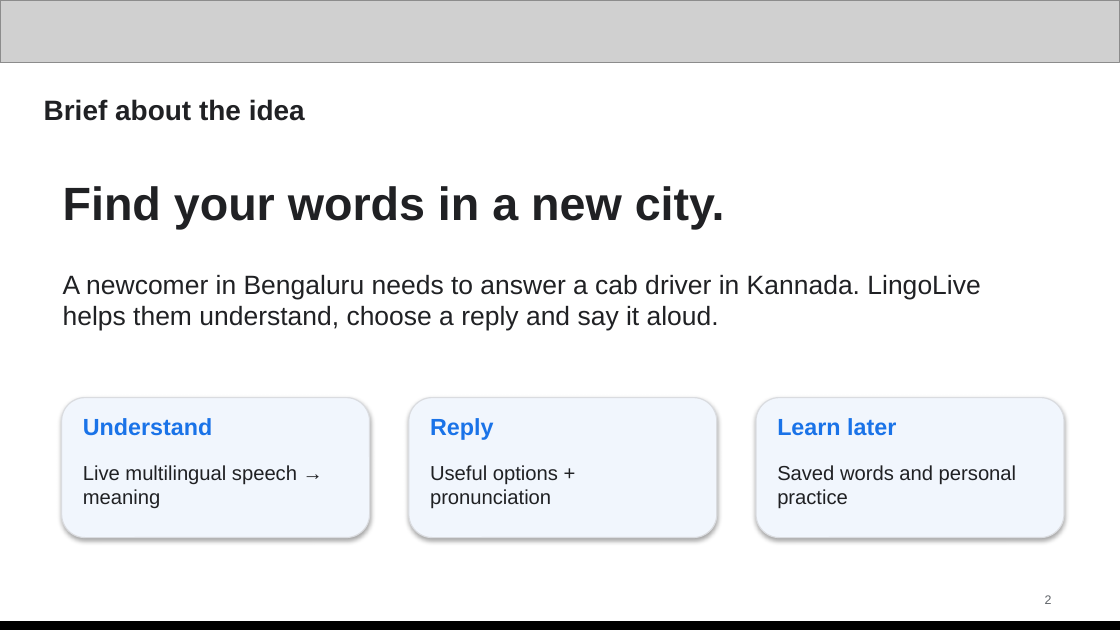
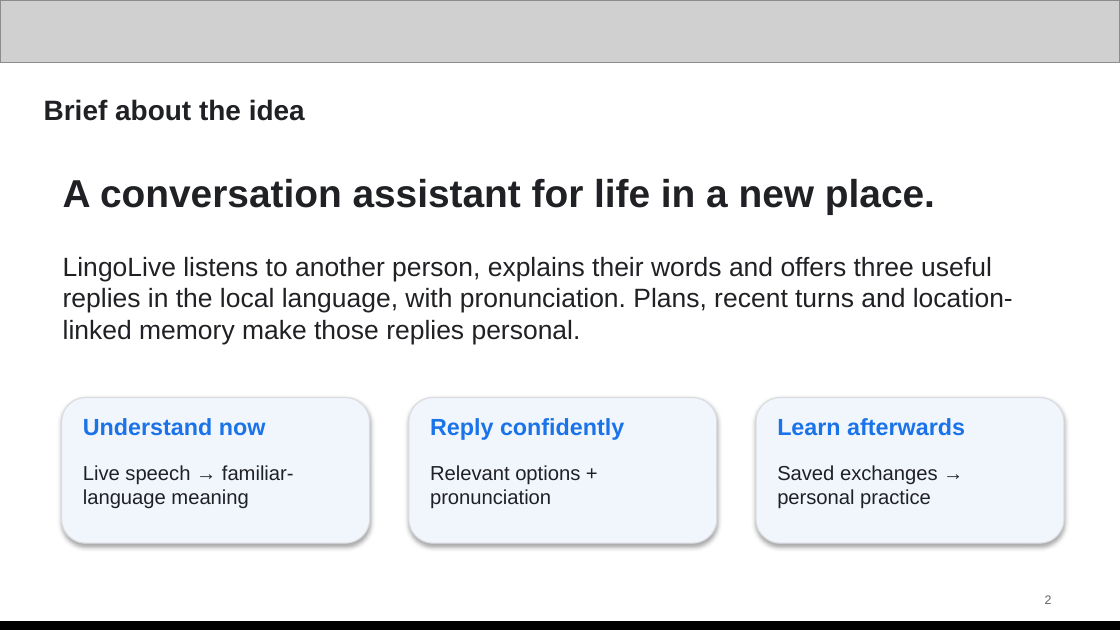
Before and after one commit to U4AR/LingoLive, a slide deck: slide 2 of docs/submission/LingoLive-Pitch-Deck.pptx. Drawn at 1120x630 pixels with LibreOffice and Linux fonts; fonts in the diff are those of the drawing; grey boxes stand for pictures. Boxes give left, top, right and bottom in pixels: in the first picture for what was removed or moved away, otherwise in the second. Text is boxed around its words. In the diff, an @@ line names an element or a change of style, - is before the commit and + after.

Commit message:
Refine Accessibility submission and five-dollar learner cost model

```diff
--- a/docs/submission/LingoLive-Pitch-Deck.pptx
+++ b/docs/submission/LingoLive-Pitch-Deck.pptx
@@ text at bbox=[63, 178, 935, 215]: text changed; size 30 to 25 pt @@
-Find your words in a new city.
+A conversation assistant for life in a new place.
@@ text at bbox=[63, 257, 1013, 345]: text changed @@
-A newcomer in Bengaluru needs to answer a cab driver in Kannada. LingoLive helps them understand, choose a reply and say it aloud.
+LingoLive listens to another person, explains their words and offers three useful replies in the local language, with pronunciation. Plans, recent turns and location-linked memory make those replies personal.
@@ rounded rectangle: place and size @@
-rounded rectangle at bbox=[62, 398, 370, 538]
+rounded rectangle at bbox=[62, 398, 370, 543]
@@ text at bbox=[83, 418, 266, 436]: text changed @@
-Understand
+Understand now
@@ rounded rectangle: place and size @@
-rounded rectangle at bbox=[409, 398, 717, 538]
+rounded rectangle at bbox=[409, 398, 717, 543]
@@ text at bbox=[430, 418, 624, 440]: text changed @@
-Reply
+Reply confidently
@@ rounded rectangle: place and size @@
-rounded rectangle at bbox=[756, 398, 1064, 538]
+rounded rectangle at bbox=[756, 398, 1064, 543]
@@ text at bbox=[777, 418, 965, 436]: text changed @@
-Learn later
+Learn afterwards
@@ text at bbox=[83, 465, 294, 508]: text changed @@
-Live multilingual speech → meaning
+Live speech → familiar-language meaning
@@ text at bbox=[430, 465, 580, 509]: text changed @@
-Useful options + pronunciation
+Relevant options + pronunciation
@@ text at bbox=[777, 465, 938, 509]: text changed @@
-Saved words and personal practice
+Saved exchanges → personal practice
```
Also in this commit, not shown: 12 other slides changed, 28 other files.
